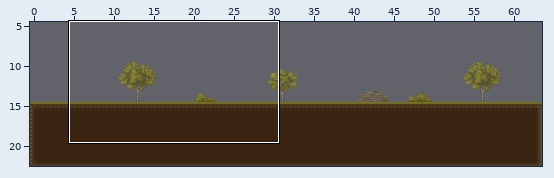
An edit to a level. Tiled map (JSON), src/assets/stage/Cainos/cainos_stage.tmj. The picture above shows the old version from afar; the outline marks the close-up.
Close-up. The starting point:
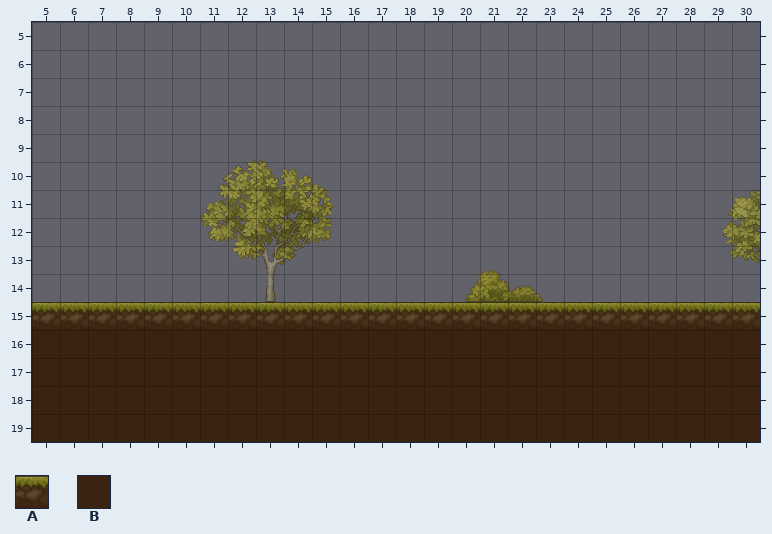
Cells are 32x32 px. Shown: x 5..30, y 5..19. The commit also changed other parts of the map, which this record leaves out.
Key: from "Cainos Ground": A 1, B 17.
_ is an empty cell.
Layer "地形" before, first column x 5:
 5 __________________________
 6 __________________________
 7 __________________________
 8 __________________________
 9 __________________________
10 __________________________
11 __________________________
12 __________________________
13 __________________________
14 __________________________
15 AAAAAAAAAAAAAAAAAAAAAAAAAA
16 BBBBBBBBBBBBBBBBBBBBBBBBBB
17 BBBBBBBBBBBBBBBBBBBBBBBBBB
18 BBBBBBBBBBBBBBBBBBBBBBBBBB
19 BBBBBBBBBBBBBBBBBBBBBBBBBB
The result:
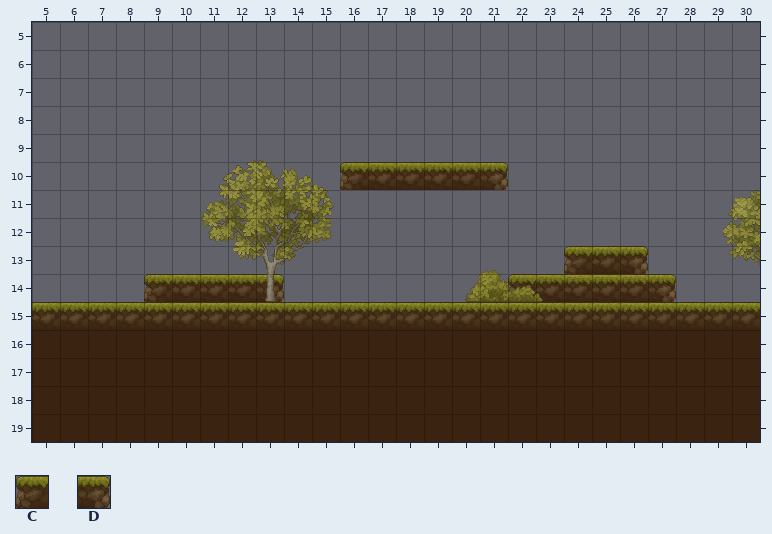
Further tiles: from "Cainos Ground": C 0, D 2.
What changed:
Layer "地形":
y 10: x 16..21 ______ -> CAAAAD
y 13: x 24..26 ___ -> CAD
y 14: x 9..13 _____ -> CAAAD; x 22..27 ______ -> CAAAAD
